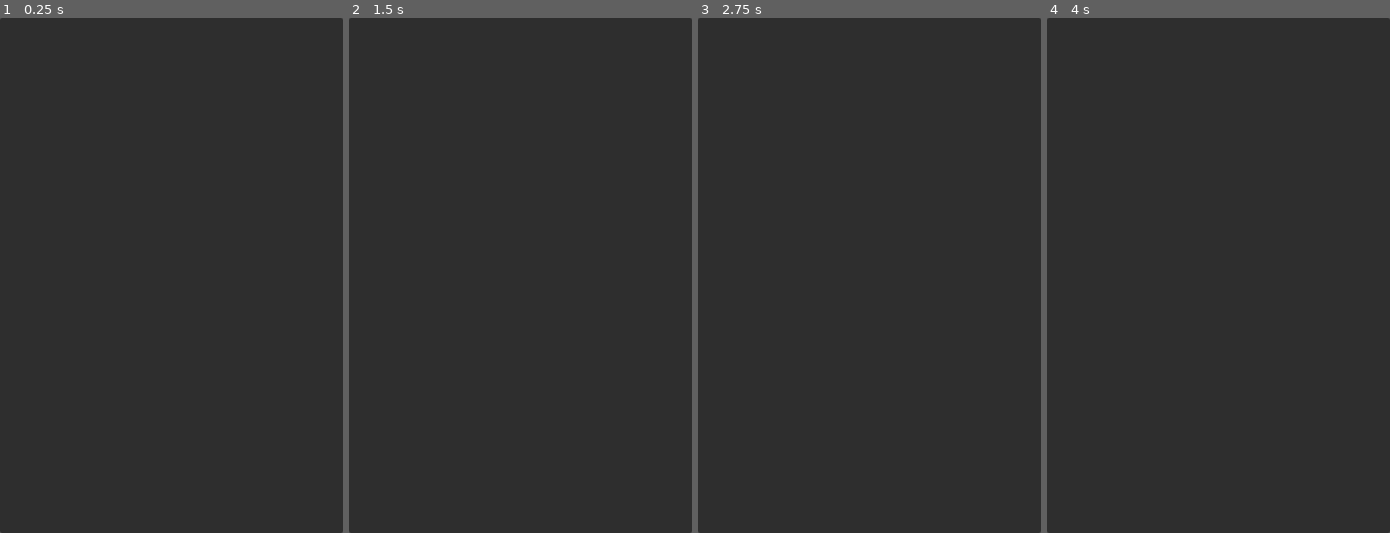
Above: before the commit, frames 1-4 (left to right).
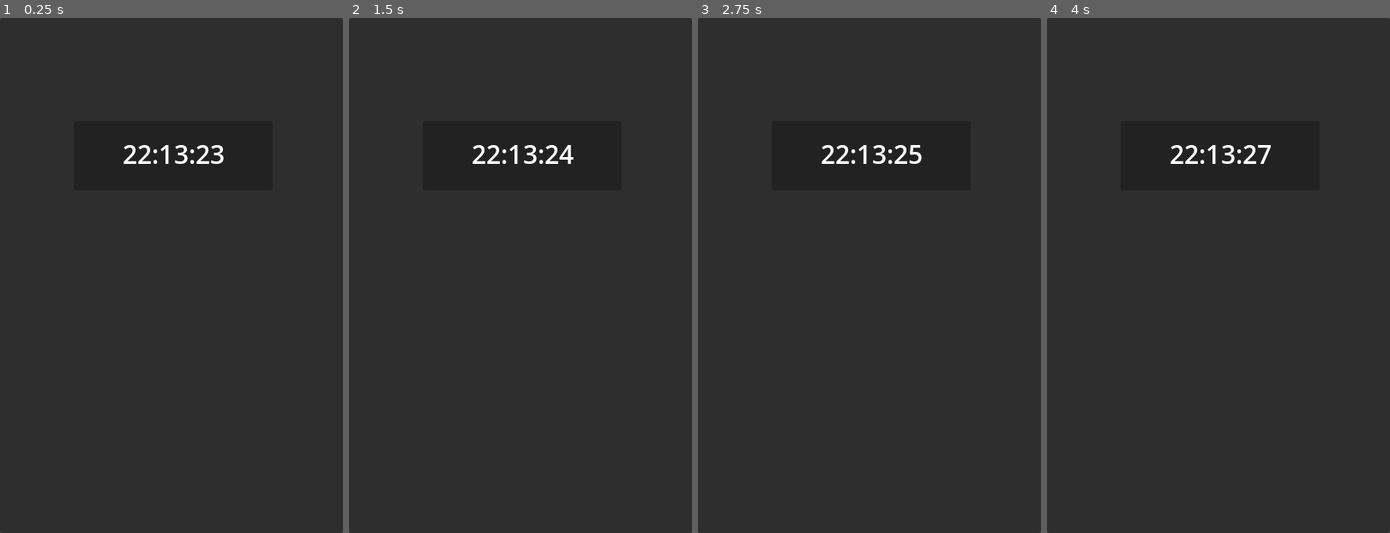
Above: after the commit, the same moments.

Repository: JellyLion/Time-Check
Game: Godot game, scene res://Main.tscn
Same seed, same stepped clock (60 frames per second), same inputs: the game is played once before the commit and once after it.
Inputs:
- Up to frame 1 (0.25 s): no input
- Up to frame 2 (1.5 s): tap Enter at 0.5 s; tap Space at 1.25 s
- Up to frame 3 (2.75 s): no input
- Up to frame 4 (4 s): tap Enter at 2.75 s; tap Space at 3.5 s

The runs differ from the first frame. In frame 1, 0.4% of the frame differs, in the area x 36-66%, y 24-29%; in frame 2, 0.4%; in frame 3, 0.4%; in frame 4, 0.4%.

Commit message:
Added main panel, now displays the time.

Diff:
--- /dev/null
+++ b/CurrentTime.gd
@@ -0,0 +1,5 @@
+extends Label
+
+# Called every frame. 'delta' is the elapsed time since the previous frame.
+func _process(delta):
+	text = Time.get_time_string_from_system(false)
--- a/Main.gd
+++ b/Main.gd
@@ -1,6 +1 @@
 extends Control
-
-
-# Called when the node enters the scene tree for the first time.
-func _ready():
-	print("we are on main scene now.")
--- a/Main.tscn
+++ b/Main.tscn
@@ -1,6 +1,9 @@
-[gd_scene load_steps=2 format=3 uid="uid://cvgqg6s3y13c3"]
+[gd_scene load_steps=3 format=3 uid="uid://cvgqg6s3y13c3"]
 
-[ext_resource type="Script" path="res://Main.gd" id="1_wf4x1"]
+[ext_resource type="Script" path="res://CurrentTime.gd" id="2_m1bxy"]
+
+[sub_resource type="LabelSettings" id="LabelSettings_5l5r6"]
+font_size = 30
 
 [node name="Main" type="Control"]
 layout_mode = 3
@@ -9,9 +12,27 @@
 anchor_bottom = 1.0
 grow_horizontal = 2
 grow_vertical = 2
-script = ExtResource("1_wf4x1")
 
 [node name="Panel" type="Panel" parent="."]
 layout_mode = 0
 offset_right = 400.0
 offset_bottom = 600.0
+
+[node name="CurrentTime" type="Label" parent="Panel"]
+top_level = true
+layout_mode = 0
+offset_left = 75.0
+offset_top = 125.0
+offset_right = 331.0
+offset_bottom = 192.0
+label_settings = SubResource("LabelSettings_5l5r6")
+horizontal_alignment = 1
+vertical_alignment = 1
+script = ExtResource("2_m1bxy")
+
+[node name="Panel" type="Panel" parent="Panel"]
+layout_mode = 0
+offset_left = 85.9
+offset_top = 119.515
+offset_right = 317.9
+offset_bottom = 200.515
Not shown, added: .gitattributes
Not shown, added: .gitignore
Not shown, removed: LICENSE
Not shown, removed: README.md
